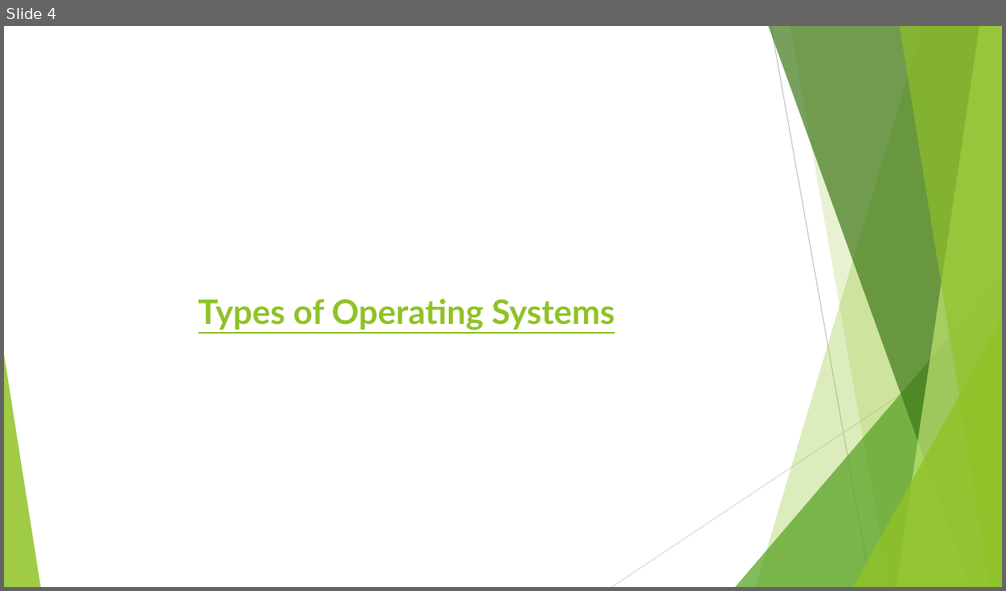
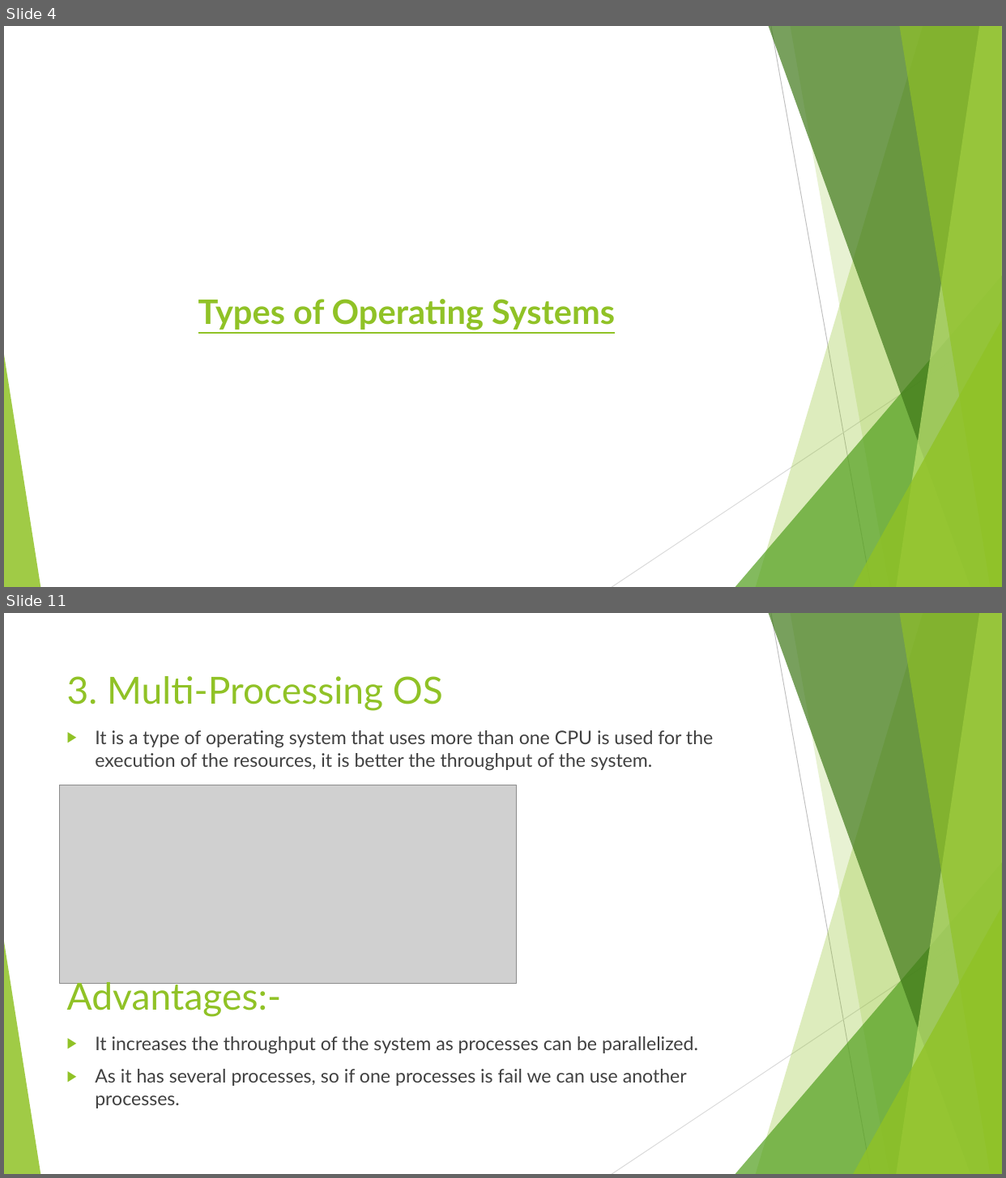
Before and after one commit to jasjaseemkp/DevOps, a slide deck: Operating System Basics/Operating Systems Basics.pptx. Shown one above the other, each under a label of ours: slide 4 before the commit, slides 4 and 11 after it; the slides between them are not shown. The pictures are 1006x591 and 1006x1178 pixels, drawn with LibreOffice and Linux fonts; fonts in the diff are those of the drawing; grey boxes stand for pictures. Boxes give left, top, right and bottom in pixels: in the first picture for what was removed or moved away, otherwise in the second. Text is boxed around its words. In the diff, an @@ line names an element or a change of style, - is before the commit and + after.

Commit message:
Operating systems basics is modified 29/03/2025

```diff
--- a/Operating System Basics/Operating Systems Basics.pptx
+++ b/Operating System Basics/Operating Systems Basics.pptx
@@ slide 11 added at <box>4,613,1002,1174</box>, background #FFFFFF; not listed: 10 template elements that a slide beside it also shows @@
@@ title added at <box>67,676,443,711</box>, 36 pt, text #90C226 @@
+3. Multi-Processing OS
@@ text added at <box>95,730,713,770</box>, 18 pt, text #404040 @@
+▶ It is a type of operating system that uses more than one CPU is used for the execution of the resources, it is better the throughput of the system.
@@ picture added at <box>59,786,516,984</box> @@
@@ text added at <box>67,977,282,1017</box>, 36 pt, text #90C226 @@
+Advantages:-
@@ text added at <box>95,1037,698,1109</box>, 18 pt, text #404040 @@
+▶ It increases the throughput of the system as processes can be parallelized.
+▶ As it has several processes, so if one processes is fail we can use another processes.
```
Also in this commit, not shown: 11 other slides added.
